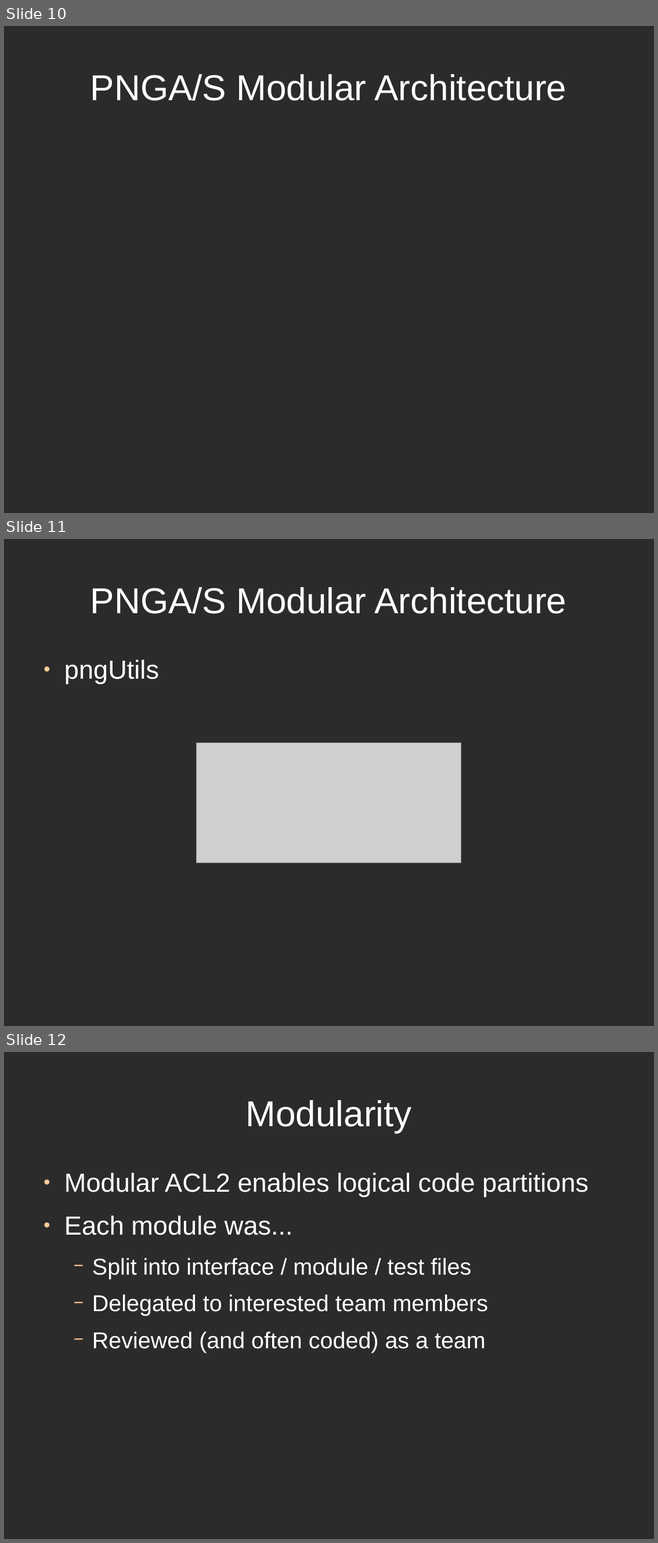
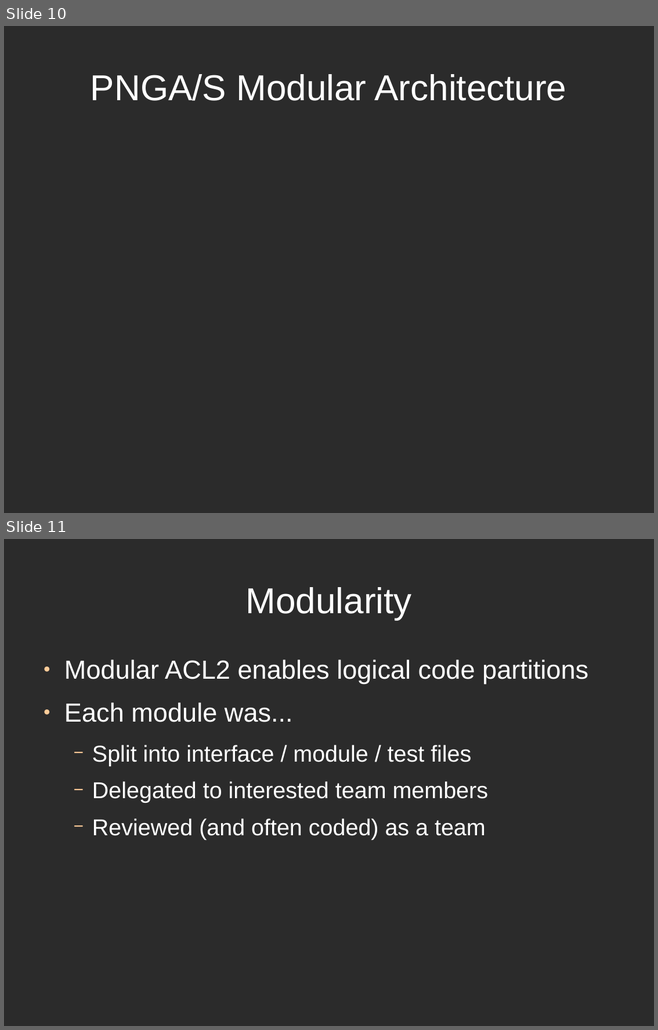
Before and after one commit to directrix1/se2, a slide deck: wip/SE2Presentation.odp. Shown one above the other, each under a label of ours: slides 10, 11 and 12 before the commit, slides 10 and 11 after it. The pictures are 658x1543 and 658x1030 pixels, drawn with LibreOffice and Linux fonts; fonts in the diff are those of the drawing; grey boxes stand for pictures; background and template pictures are left out; a plain dark background stands for a picture behind light text. Boxes give left, top, right and bottom in pixels: in the first picture for what was removed or moved away, otherwise in the second. Text is boxed around its words. In the diff, an @@ line names an element or a change of style, - is before the commit and + after.

```diff
--- a/wip/SE2Presentation.odp
+++ b/wip/SE2Presentation.odp
@@ slide 11 removed at box(4, 539, 654, 1026), background picture (left out) @@
@@ title removed at box(90, 587, 566, 614) @@
-PNGA/S Modular Architecture
@@ text removed at box(64, 660, 159, 684) @@
-● pngUtils
@@ picture removed at box(196, 743, 461, 863) @@
@@ what was slide 12 is now slide 11 @@
```
Also in this commit, not shown: 1 slide changed, 2 slides added.
